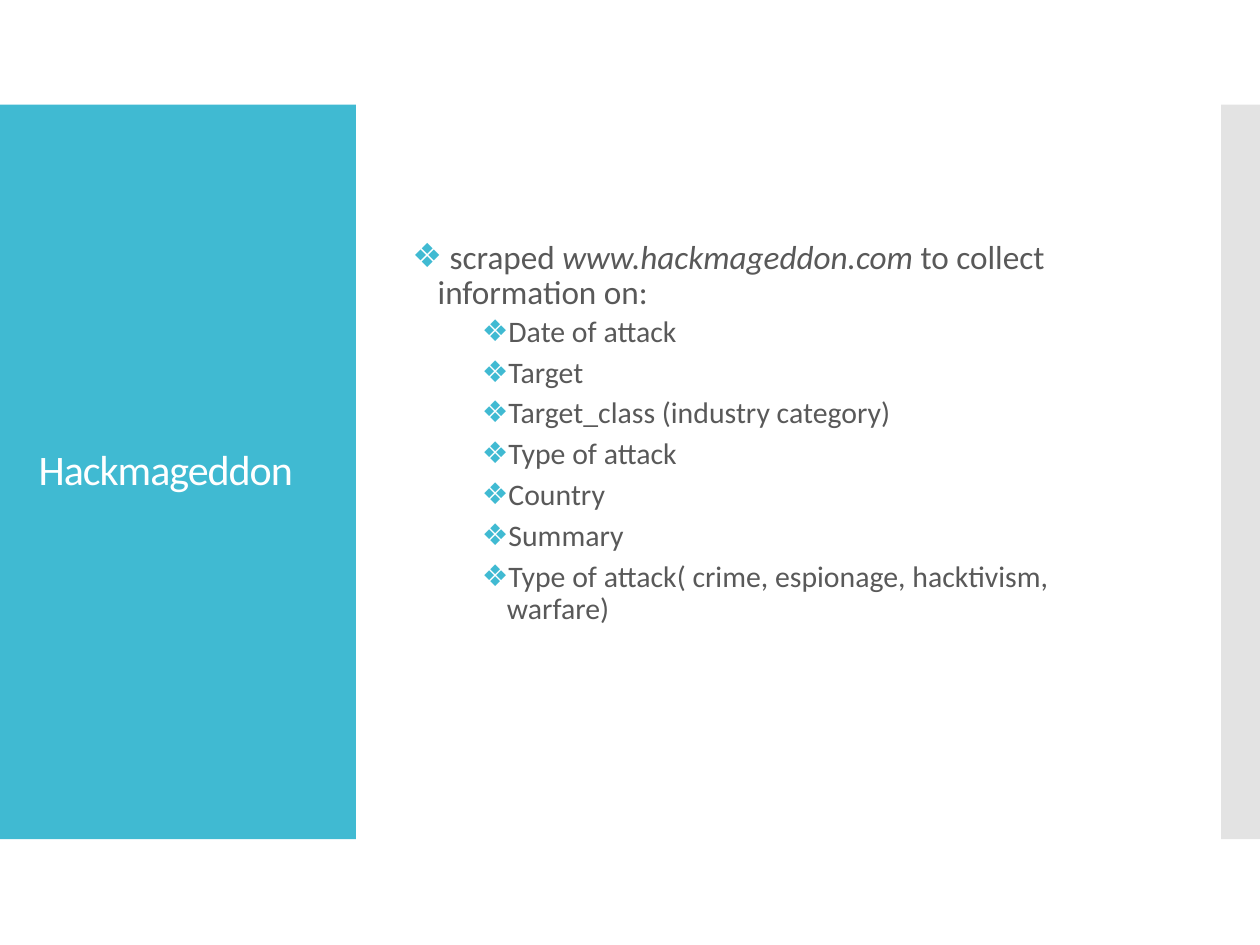
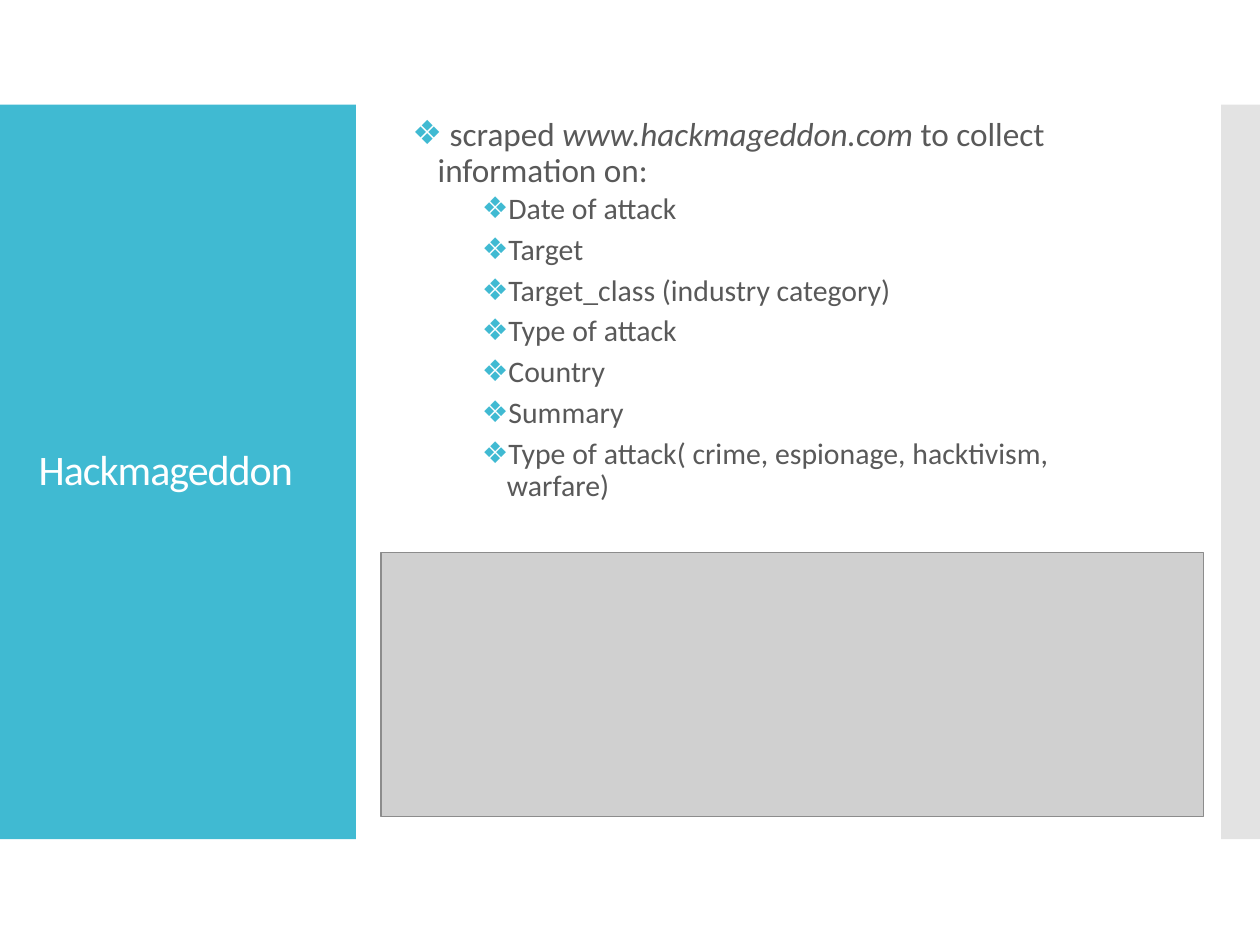
Before and after one commit to MelanieU/cyberattacks_in_healthcare, a slide deck: slide 3 of Analysis/hackmageddon_presentation.pptx (slide 4 before the commit). Drawn at 1260x945 pixels with LibreOffice and Linux fonts; fonts in the diff are those of the drawing; grey boxes stand for pictures. Boxes give left, top, right and bottom in pixels: in the first picture for what was removed or moved away, otherwise in the second. Text is boxed around its words. In the diff, an @@ line names an element or a change of style, - is before the commit and + after.

```diff
--- a/Analysis/hackmageddon_presentation.pptx
+++ b/Analysis/hackmageddon_presentation.pptx
@@ text "scraped www.hackmageddon.com to collect information ...": place and size @@
-text "scraped www.hackmageddon.com to collect information ..." at (438,246,1048,623)
+text "scraped www.hackmageddon.com to collect information ..." at (438,123,1048,500)
@@ picture added at (381,553,1203,816) @@
```
Also in this commit, not shown: 5 other slides changed, 5 slides added, 3 slides removed.
